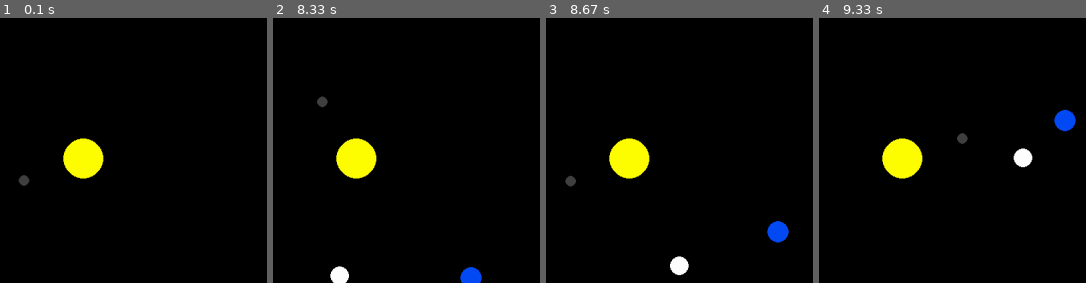
Above: before the commit, frames 1-4 (left to right).
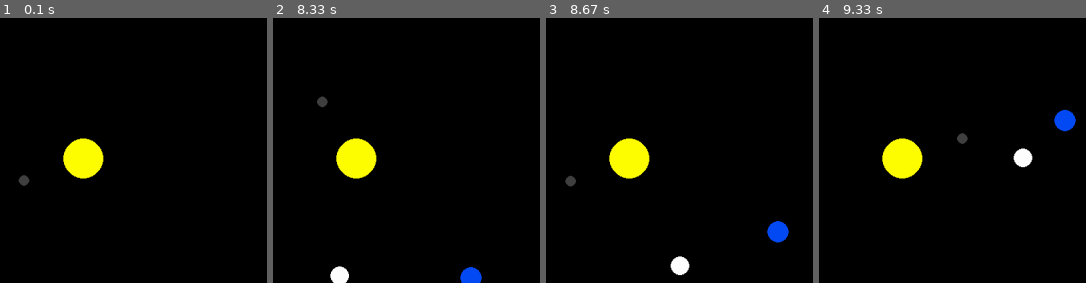
Above: after the commit, the same moments.

Repository: Specter-0/Pygame-utilities
Game: pygame game, started from pygameTests.py
The game is run twice, just before and just after one commit, with the same random seed, the same clock (stepped at 60 frames per second) and the same inputs.
Inputs:
- Up to frame 1 (0.1 s): no input
- Up to frame 2 (8.33 s): no input
- Up to frame 3 (8.67 s): no input
- Up to frame 4 (9.33 s): no input
The pictures show only the part of the screen within x 34-84%, y 24-74%; the shares and areas given below are measured in that part.

Frames 1-2 are identical in both runs. In frame 3, less than 0.1% of the frame differs, in the area x 46-54%, y 89-97%; in frame 4, nothing differs.

Commit message:
added notes to remeber values

Diff:
--- a/pygameTests.py
+++ b/pygameTests.py
@@ -72,19 +72,19 @@
 def main(running):
     clock = pg.time.Clock()
 
-    sun = Planet(0, 0, 30, pgu.YELLOW, 1.98892 * 10**30)
+    sun = Planet(0, 0, 30, pgu.YELLOW, 1.98892 * 10**30) #1.98892 * 10**30
     sun.sun = True
 
-    earth = Planet(-1 * Planet.AU, 0, 16, pgu.BLUE, 5.9742 * 10**24)
+    earth = Planet(-1 * Planet.AU, 0, 16, pgu.BLUE, 6.9742 * 10**24) #6.9742 * 10**24
     earth.y_vel = 29.783 * 1000
 
-    mars = Planet(-1.524 * Planet.AU, 0, 12, pgu.RED, 6.39 * 10**23)
+    mars = Planet(-1.524 * Planet.AU, 0, 12, pgu.RED, 6.39 * 10**23) #6.39 * 10**23
     mars.y_vel = 24.077 * 1000
 
-    mercury = Planet(-0.387 * Planet.AU, 0, 8, pgu.GRAY, 0.330 * 10**24)
+    mercury = Planet(-0.387 * Planet.AU, 0, 8, pgu.GRAY, 0.330 * 10**24) #0.330 * 10**24
     mercury.y_vel = 47.4 * 1000
 
-    venus = Planet(-0.723 * Planet.AU, 0, 14, pgu.WHITE, 1.8685 * 10**24)
+    venus = Planet(-0.723 * Planet.AU, 0, 14, pgu.WHITE, 1.8685 * 10**24) #1.8685 * 10**24
     venus.y_vel = 35.02 * 1000
 
     planets = [sun, earth, mars, mercury, venus]
